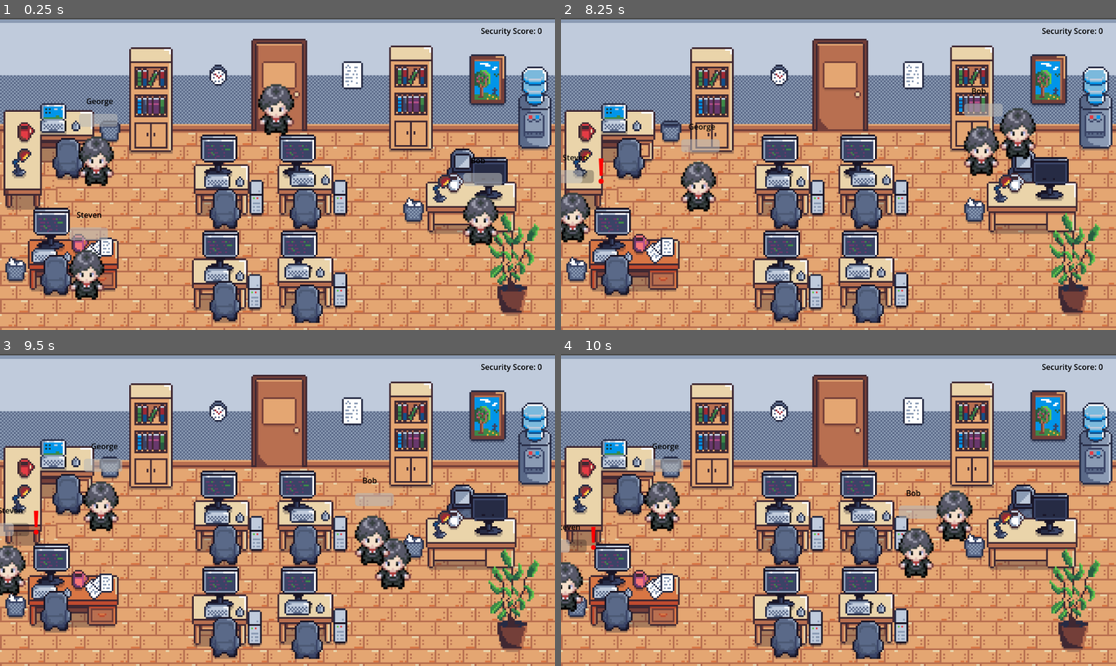
Above: before the commit, frames 1-4 (two rows, left to right).
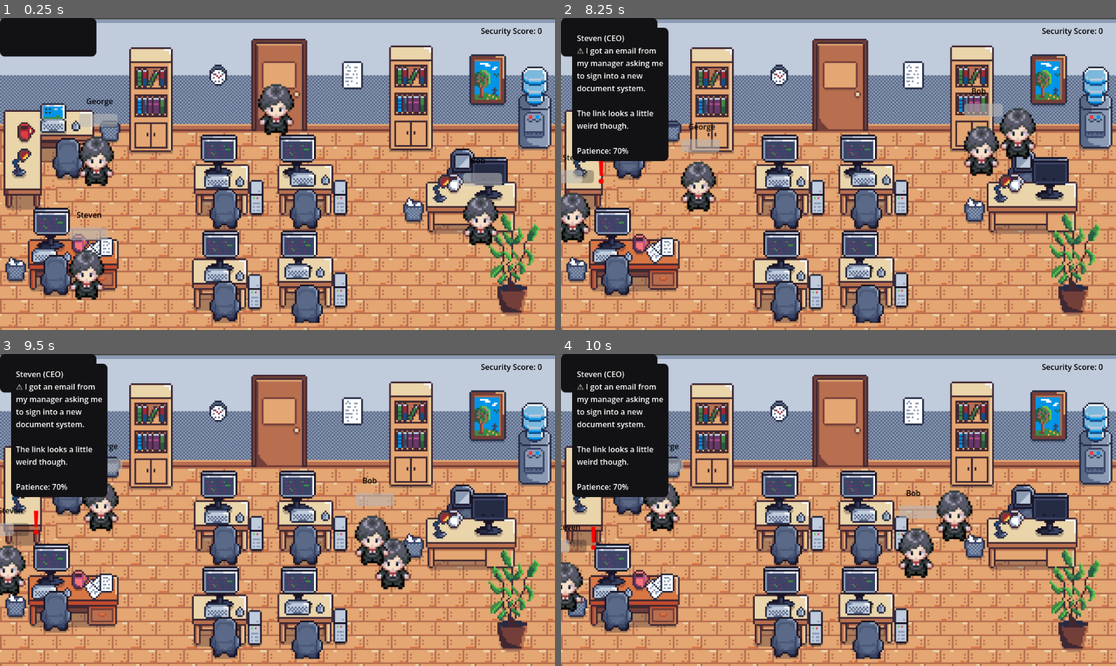
Above: after the commit, the same moments.

Repository: Sonarc-sys/Reply-All
Game: Godot game, scene res://scene/office.tscn
The game is run twice, just before and just after one commit, with the same random seed, the same clock (stepped at 60 frames per second) and the same inputs.
Inputs:
- Up to frame 1 (0.25 s): no input
- Up to frame 2 (8.25 s): hold D (move_right) 0.53-1.28 s; tap E (interact) every 0.75 s from 0.6 to 8.1 s; hold S (move_down) 1.28-2.03 s; hold D (move_right) 2.03-2.78 s; hold W (move_up) 2.78-3.53 s; hold A (move_left) 3.53-5.03 s; hold S (move_down) 5.03-5.78 s; hold D (move_right) 5.78-6.53 s; hold W (move_up) 6.53-7.28 s; hold D (move_right) 7.28-8.03 s; hold S (move_down) from 8.03 s (still down)
- Up to frame 3 (9.5 s): release S (move_down) at 8.78 s; hold A (move_left) from 8.78 s (still down); tap E (interact) at 8.85 s
- Up to frame 4 (10 s): release A (move_left) at 9.53 s; hold W (move_up) from 9.53 s (still down); tap E (interact) at 9.6 s

The runs differ from the first frame. In frame 1, 2.2% of the frame differs, in the area x 0-18%, y 0-13%; in frame 2, 8.0%, in the area x 0-20%, y 0-46%; in frame 3, 8.0%; in frame 4, 8.0%.

Commit message:
Did the job queue panel visual update.

Diff:
--- /dev/null
+++ b/scene/TriageItem.tscn
@@ -0,0 +1,28 @@
+[gd_scene format=3 uid="uid://3f2s0rvitbvj"]
+
+[sub_resource type="StyleBoxFlat" id="StyleBoxFlat_rn8o2"]
+bg_color = Color(0.07058824, 0.07058824, 0.078431375, 1)
+corner_radius_top_left = 10
+corner_radius_top_right = 10
+corner_radius_bottom_right = 10
+corner_radius_bottom_left = 10
+corner_detail = 10
+
+[node name="TriageItem" type="PanelContainer" unique_id=1129583253]
+custom_minimum_size = Vector2(200, 80)
+offset_right = 40.0
+offset_bottom = 40.0
+size_flags_horizontal = 3
+theme_override_styles/panel = SubResource("StyleBoxFlat_rn8o2")
+
+[node name="MarginContainer" type="MarginContainer" parent="." unique_id=709860788]
+layout_mode = 2
+theme_override_constants/margin_left = 10
+theme_override_constants/margin_top = 10
+theme_override_constants/margin_right = 10
+theme_override_constants/margin_bottom = 10
+
+[node name="Label" type="Label" parent="MarginContainer" unique_id=1055844515]
+layout_mode = 2
+theme_override_colors/font_color = Color(0, 0, 0, 1)
+autowrap_mode = 2
--- a/scene/office.tscn
+++ b/scene/office.tscn
@@ -6,6 +6,7 @@
 [ext_resource type="PackedScene" uid="uid://dfr3iv4iher32" path="res://scene/IssuePopup.tscn" id="2_uvqaq"]
 [ext_resource type="Texture2D" uid="uid://bgxoq4qv3dwxs" path="res://asset/pixel background office.png" id="2_wk7dr"]
 [ext_resource type="Script" uid="uid://coo5a4ydkglck" path="res://script/OfficeUI.gd" id="5_eglr7"]
+[ext_resource type="PackedScene" uid="uid://3f2s0rvitbvj" path="res://scene/TriageItem.tscn" id="7_iboqp"]
 
 [sub_resource type="StyleBoxEmpty" id="StyleBoxEmpty_wk7dr"]
 
@@ -67,4 +68,6 @@
 offset_right = 63.0
 offset_bottom = 60.0
 
+[node name="PanelContainer" parent="." unique_id=1129583253 instance=ExtResource("7_iboqp")]
+
 [connection signal="timeout" from="IncidentTimer" to="." method="_on_incident_timer_timeout"]
--- a/script/OfficeUI.gd
+++ b/script/OfficeUI.gd
@@ -1,49 +1,47 @@
 extends CanvasLayer
 
-var current_employee
-var correct_button = 0
-var current_issue
+@onready var score_label = $ScoreLabel
+@onready var incident_list = $TriagePanel/IncidentList
 
-func open(employee):
-	current_employee = employee
-	visible = true
-	current_issue = employee.current_issue
-	$Panel/Vbox/Question.text = current_issue.description
+# Preload your newly styled cell notification / clipboard item template
+const TRIAGE_ITEM_SCENE = preload("res://scene/TriageItem.tscn")
 
-	# Here, we will create a big list of various button paths.
-	var buttons = [$Panel/Vbox/Option1, $Panel/Vbox/Option2, $Panel/Vbox/Option3]
+func _ready():
+	GameManager.score_changed.connect(update_score)
+	GameManager.incidents_changed.connect(update_triage)
 
-	#Here, we will track all available options [0, 1, 2] and randomize them.
-	var indices = [0, 1, 2]
-	indices.shuffle()
+	update_score(GameManager.score)
+	update_triage()
 
-	#Here, we will assign the text based on random indexes.
-	for i in range(3):
-		buttons[i].text = current_issue.answer[indices[i]]
-		if indices[i] == current_issue.correct_index:
-			correct_button = i
+func update_score(score):
+	score_label.text = "Security Score: " + str(score)
 
-# Here, we will create button functions.
-func _on_option_1_pressed():
-	check_answer(0)
+func update_triage():
+	# Clean up old entries safely
+	for child in incident_list.get_children():
+		child.queue_free()
 
-func _on_option_2_pressed():
-	check_answer(1)
+	# Rebuild the queue with styled elements
+	for employee in GameManager.employees:
+		if employee.has_issue and employee.current_issue:
+			# Instantiate your custom clipboard/cellphone box layout
+			var item_instance = TRIAGE_ITEM_SCENE.instantiate()
+			incident_list.add_child(item_instance)
 
-func _on_option_3_pressed():
-	check_answer(2)
+			# Find the label inside your template node structure to assign the text safely
+			# (Adjust the path below if your label is nested differently)
+			var item_label = item_instance.get_node("MarginContainer/Label") as Label
 
-func check_answer(button):
-	if button == correct_button:
-		correct_answer()
-	else:
-		wrong_answer()
-
-func correct_answer():
-	print("Correct!")
-	current_employee.solve()
-	visible = false
-
-func wrong_answer():
-	print("Wrong!\n\n" + current_issue.explanation)
-	visible = false
+			if item_label:
+				item_label.text = (
+					employee.employee_name
+					+ " ("
+					+ employee.employee_type
+					+ ")\n"
+					+ "⚠️ " + employee.current_issue.employee_message
+					+ "\n\nPatience: "
+					+ str(round(employee.patience))
+					+ "%"
+				)
+				# Give it a high-contrast text color depending on your theme style background
+				item_label.add_theme_color_override("font_color", Color.WHITE)
